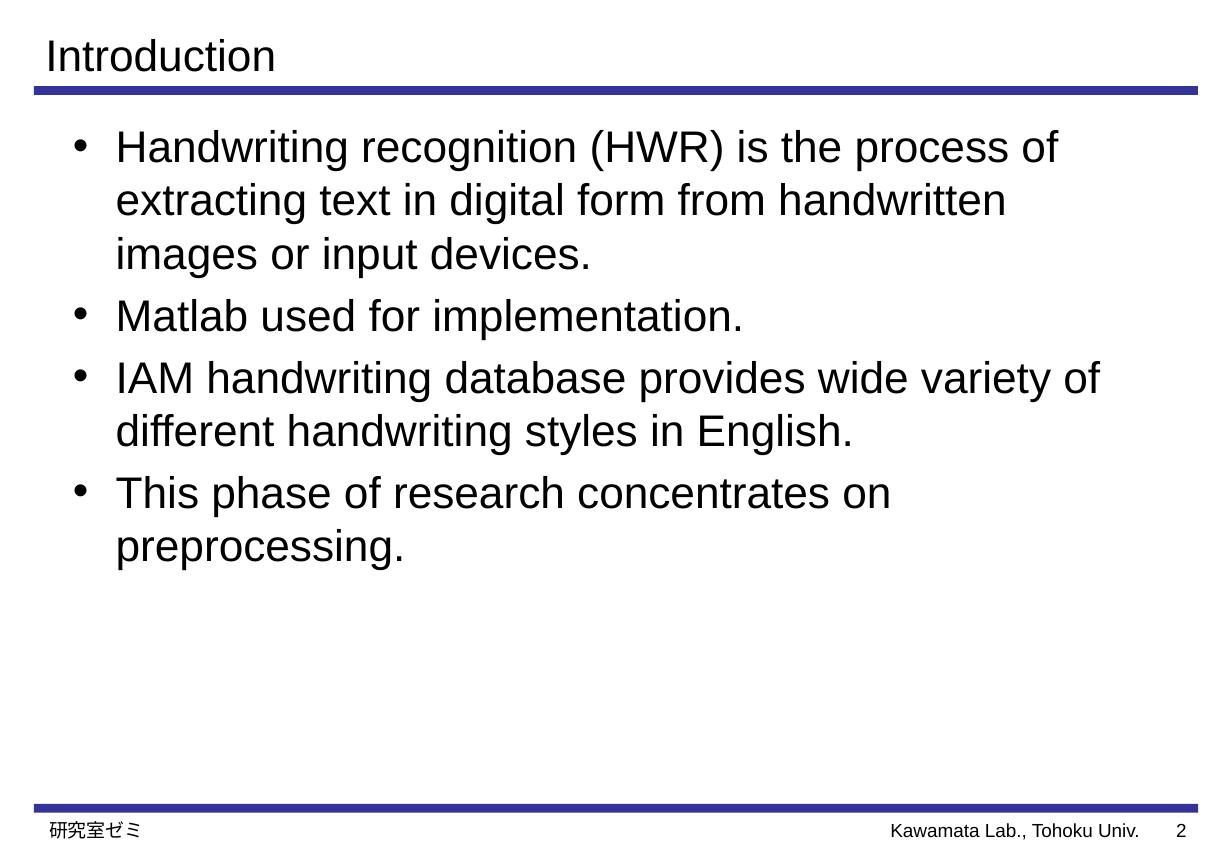
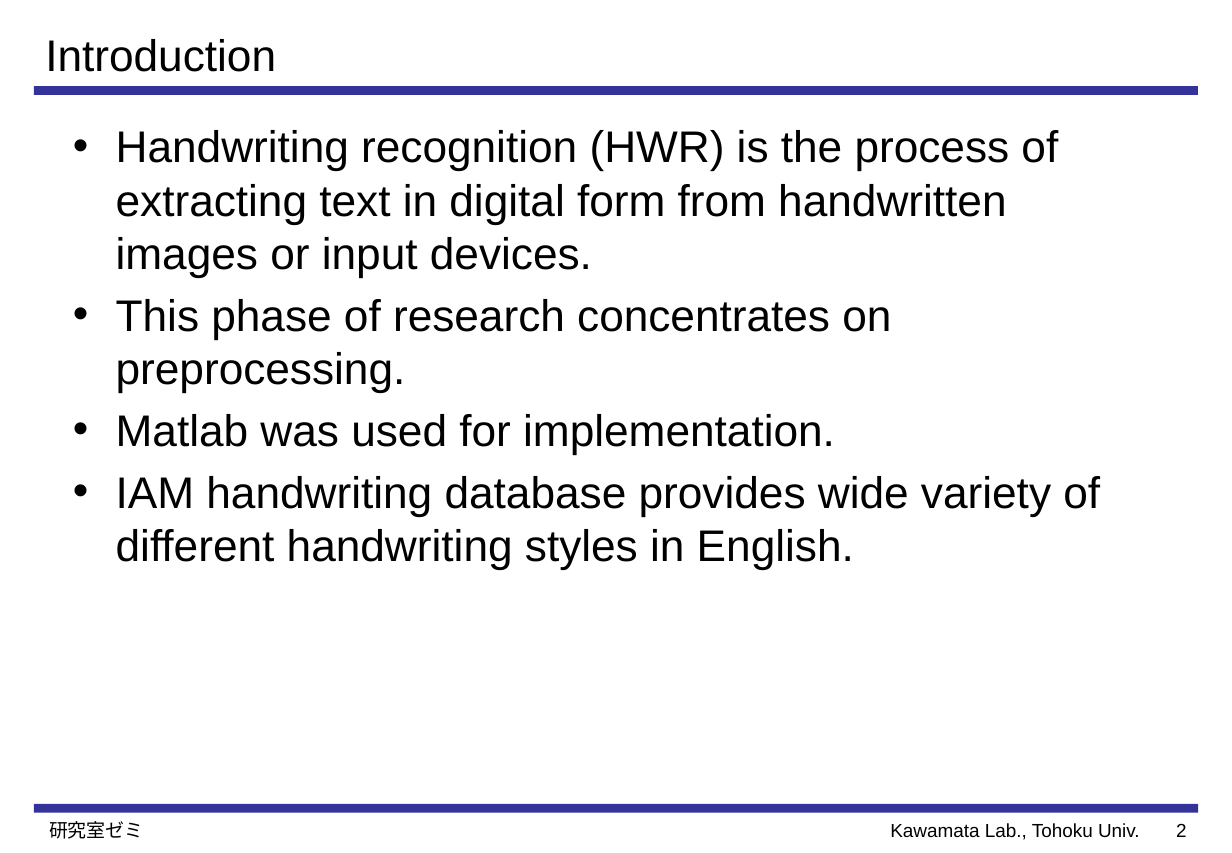
Before and after one commit to Perttu-/Handwriting-recognition, a slide deck: slide 3 of reports & presentations/Preprocessing and Feature Extraction for.pptx. Drawn at 1232x853 pixels with LibreOffice and Linux fonts; fonts in the diff are those of the drawing. Boxes give left, top, right and bottom in pixels: in the first picture for what was removed or moved away, otherwise in the second. Text is boxed around its words. In the diff, an @@ line names an element or a change of style, - is before the commit and + after.

```diff
--- a/reports & presentations/Preprocessing and Feature Extraction for.pptx
+++ b/reports & presentations/Preprocessing and Feature Extraction for.pptx
@@ text at [116, 299, 891, 454]: text changed @@
-• Matlab used for implementation.
+• This phase of research concentrates on preprocessing.
+• Matlab was used for implementation.
@@ text at [116, 476, 891, 569]: paragraph removed @@
-• This phase of research concentrates on preprocessing.
```
Also in this commit, not shown: 9 other slides changed, 12 slides added, 11 other files.
